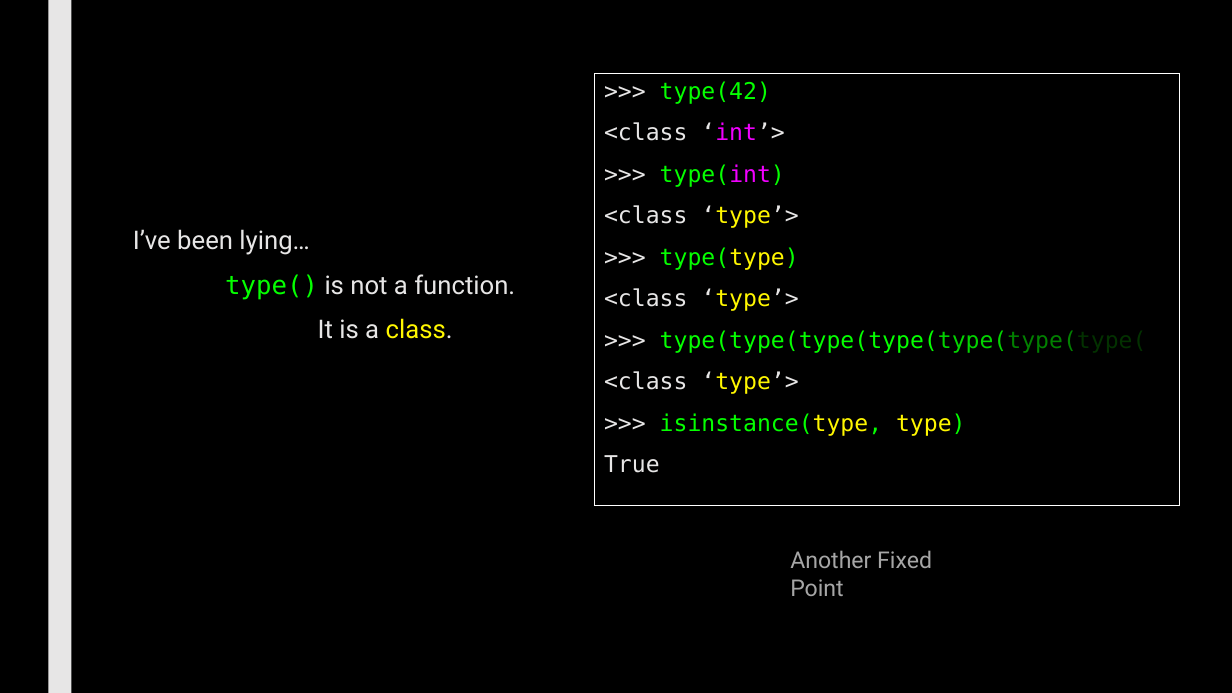
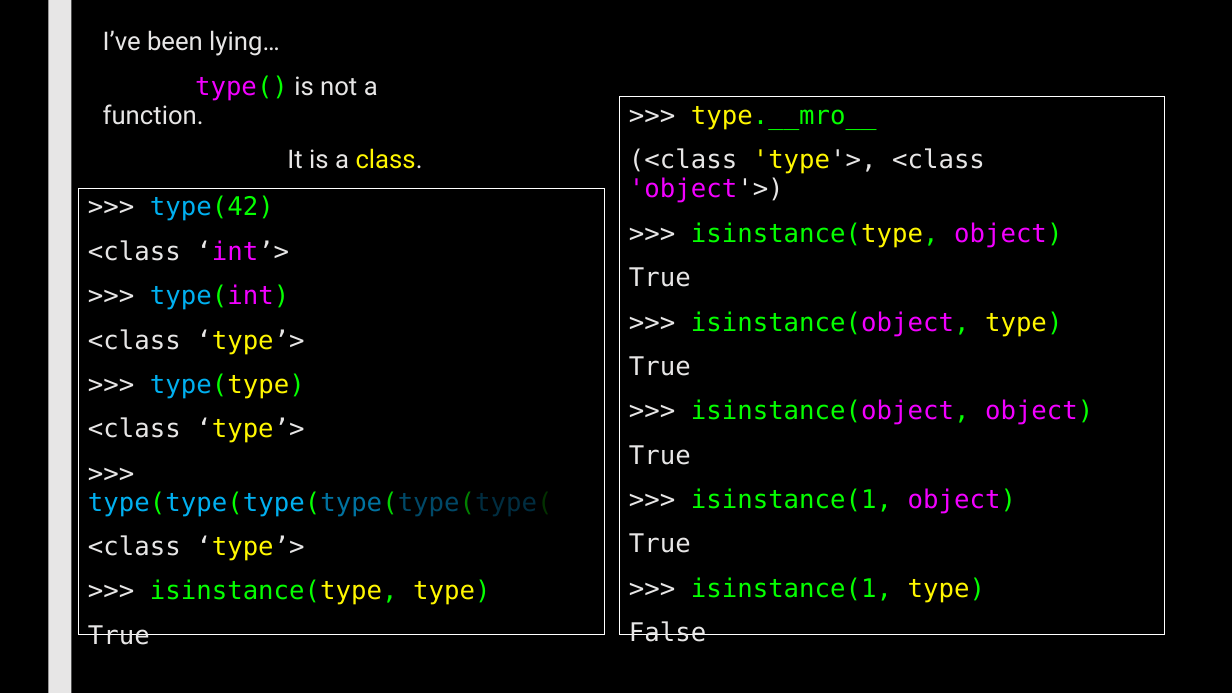
Before and after one commit to max7patek/metaprogramming, a slide deck: slide 7 of slides/05-Metaclasses.pptx. Drawn at 1232x693 pixels with LibreOffice and Linux fonts; fonts in the diff are those of the drawing. Boxes give left, top, right and bottom in pixels: in the first picture for what was removed or moved away, otherwise in the second. Text is boxed around its words. In the diff, an @@ line names an element or a change of style, - is before the commit and + after.

```diff
--- a/slides/05-Metaclasses.pptx
+++ b/slides/05-Metaclasses.pptx
@@ text "I’ve been lying…": place and size @@
-text "I’ve been lying…" at bbox=[133, 229, 515, 339]
+text "I’ve been lying…" at bbox=[103, 30, 423, 169]
@@ text at bbox=[103, 75, 378, 125]: text colour #05FF00 to #F200FF in "type()" @@
@@ rectangle added at bbox=[620, 97, 1165, 635], fill #000000, outline #FFFFFF 0.75 pt, 20 pt, text #05FF00 @@
+>>> type.__mro__
+(<class 'type'>, <class 'object'>)
+>>> isinstance(type, object)
+True
+>>> isinstance(object, type)
+True
+>>> isinstance(object, object)
+True
+>>> isinstance(1, object)
+True
+>>> isinstance(1, type)
+False
@@ rectangle ">>> type(42)": place and size @@
-rectangle ">>> type(42)" at bbox=[595, 74, 1180, 506]
+rectangle ">>> type(42)" at bbox=[79, 189, 605, 635]
@@ text in rectangle at bbox=[88, 195, 490, 645]: size 18 to 20 pt in ">>> type(42)", "<class ‘int’>", ">>> type(int)", "<class ‘type’>" and 5 more places; text colour #05FF00 to #00B0F0 in "type(42)", "type(int)", "type(type)" @@
@@ text in rectangle at bbox=[88, 491, 553, 516]: text changed; size 18 to 20 pt; text colour #05FF00 to #00B0F0 @@
->>> type(type(type(type(type(type(type(
+>>> type(type(type(type(type(type(
@@ text removed at bbox=[790, 550, 932, 596] @@
-Another Fixed Point
```
Also in this commit, not shown: 9 other slides changed, 3 slides added, 10 slides removed.
